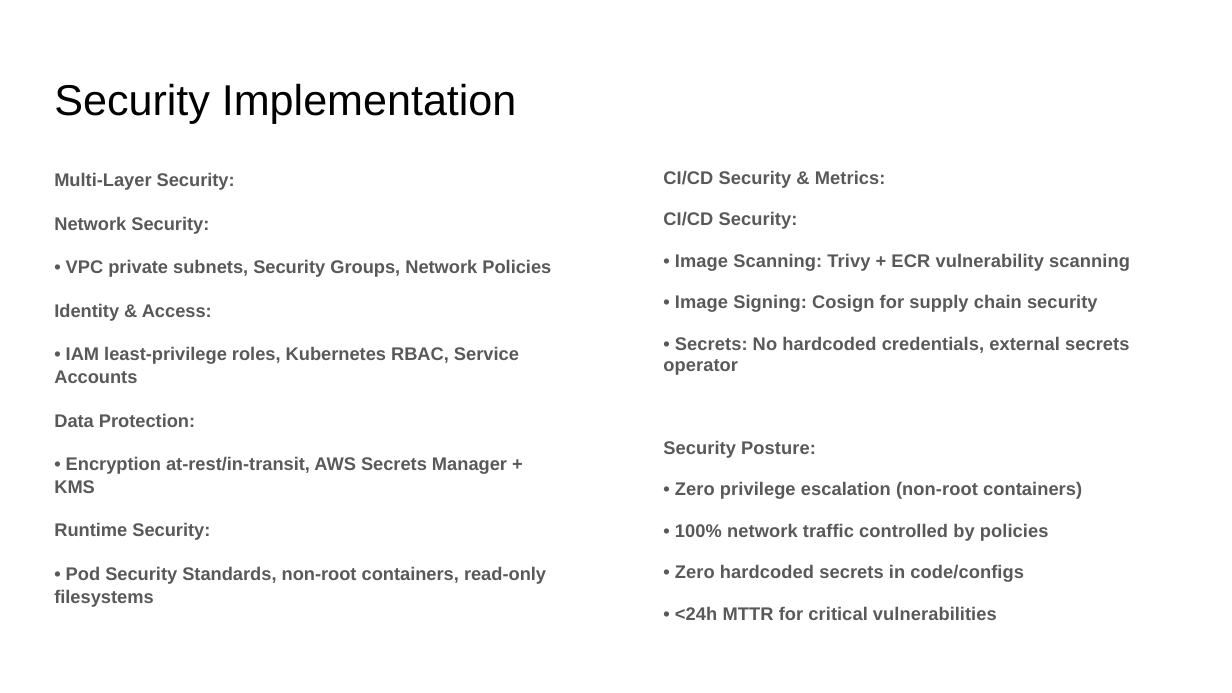
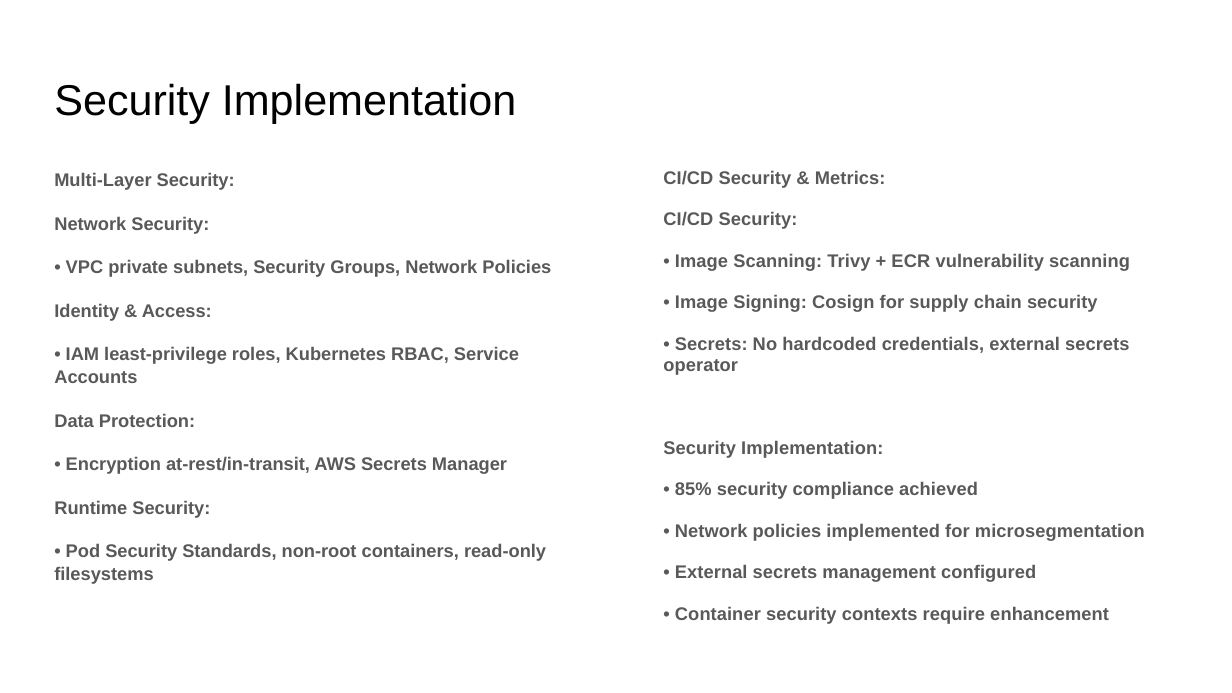
Before and after one commit to chiju/tbyte, a slide deck: slide 7 of docs/presentation.pptx. Drawn at 1232x693 pixels with LibreOffice and Linux fonts; fonts in the diff are those of the drawing. Boxes give left, top, right and bottom in pixels: in the first picture for what was removed or moved away, otherwise in the second. Text is boxed around its words. In the diff, an @@ line names an element or a change of style, - is before the commit and + after.

Commit message:
presentation ppt

```diff
--- a/docs/presentation.pptx
+++ b/docs/presentation.pptx
@@ text at (663,440,1145,623): text changed @@
-Security Posture:
-• Zero privilege escalation (non-root containers)
-• 100% network traffic controlled by policies
-• Zero hardcoded secrets in code/configs
-• <24h MTTR for critical vulnerabilities
+Security Implementation:
+• 85% security compliance achieved
+• Network policies implemented for microsegmentation
+• External secrets management configured
+• Container security contexts require enhancement
@@ text at (66,456,507,474): text changed @@
-• Encryption at-rest/in-transit, AWS Secrets Manager + KMS
+• Encryption at-rest/in-transit, AWS Secrets Manager
```
Also in this commit, not shown: 5 other slides changed, 1 slide removed.
